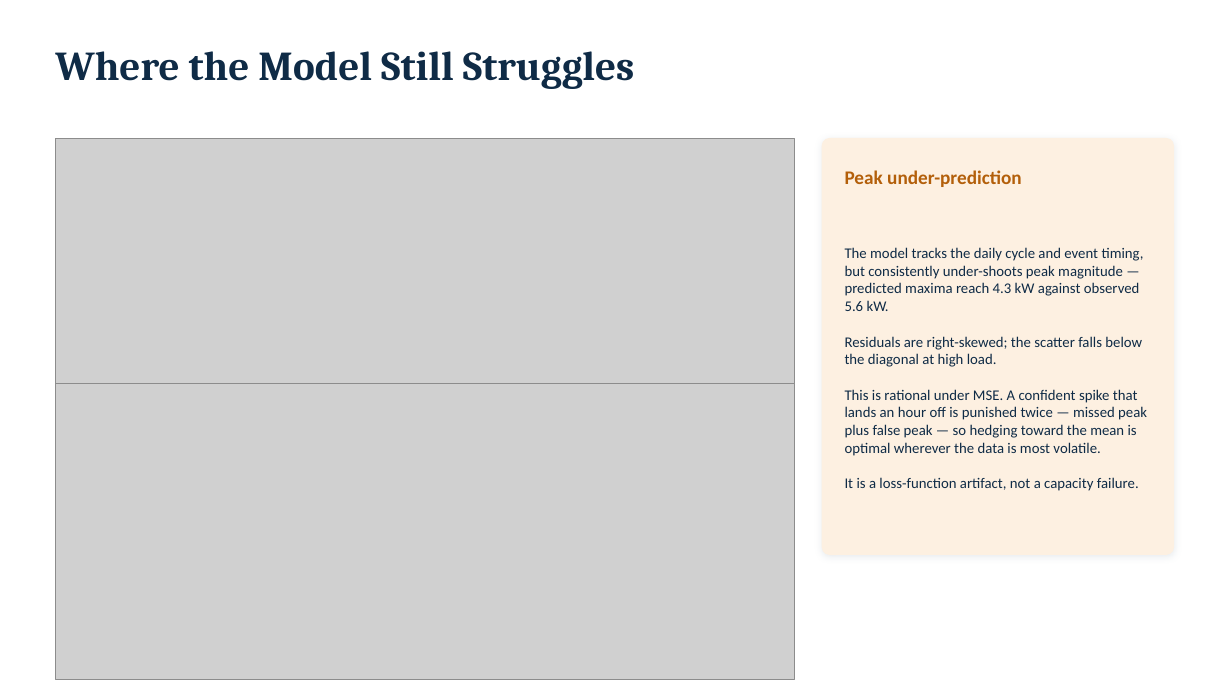
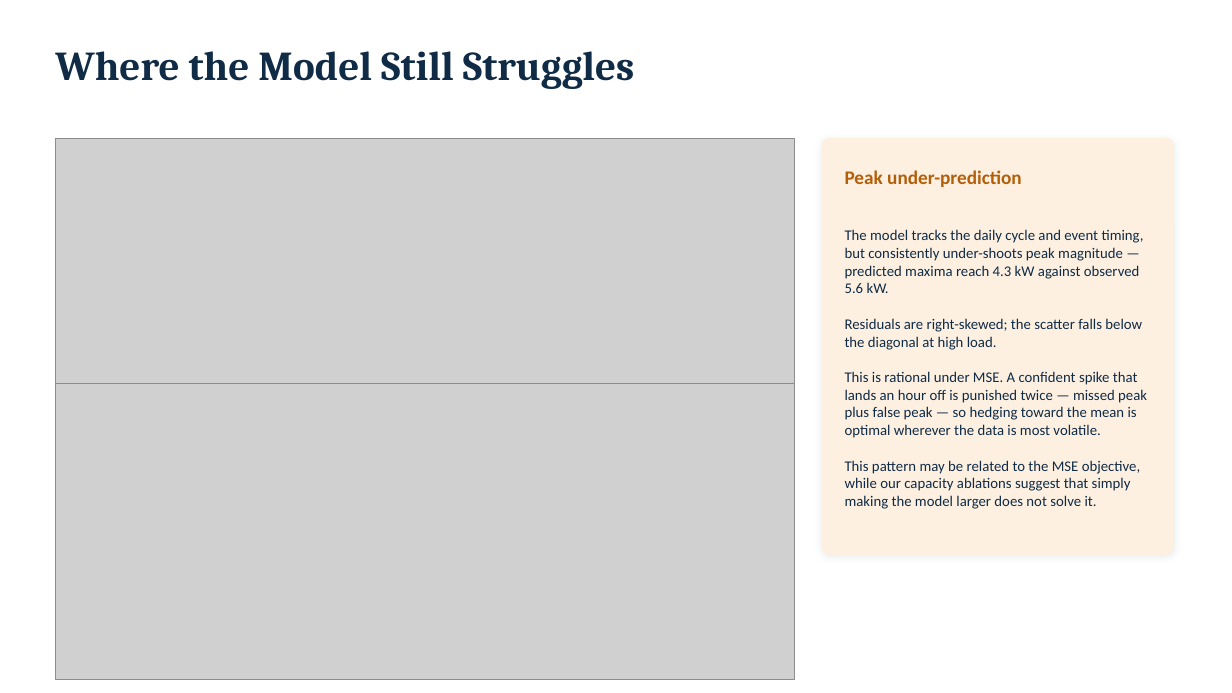
Before and after one commit to Ciaracam/612-Group-Project, a slide deck: slide 10 of presentation/MSML612_final_presentation.pptx. Drawn at 1232x693 pixels with LibreOffice and Linux fonts; fonts in the diff are those of the drawing; grey boxes stand for pictures. Boxes give left, top, right and bottom in pixels: in the first picture for what was removed or moved away, otherwise in the second. Text is boxed around its words. In the diff, an @@ line names an element or a change of style, - is before the commit and + after.

```diff
--- a/presentation/MSML612_final_presentation.pptx
+++ b/presentation/MSML612_final_presentation.pptx
@@ text at bbox=[845, 460, 1140, 509]: text changed @@
-It is a loss-function artifact, not a capacity failure.
+This pattern may be related to the MSE objective, while our capacity ablations suggest that simply making the model larger does not solve it.
```
Also in this commit, not shown: 4 other slides changed, 11 other files.
